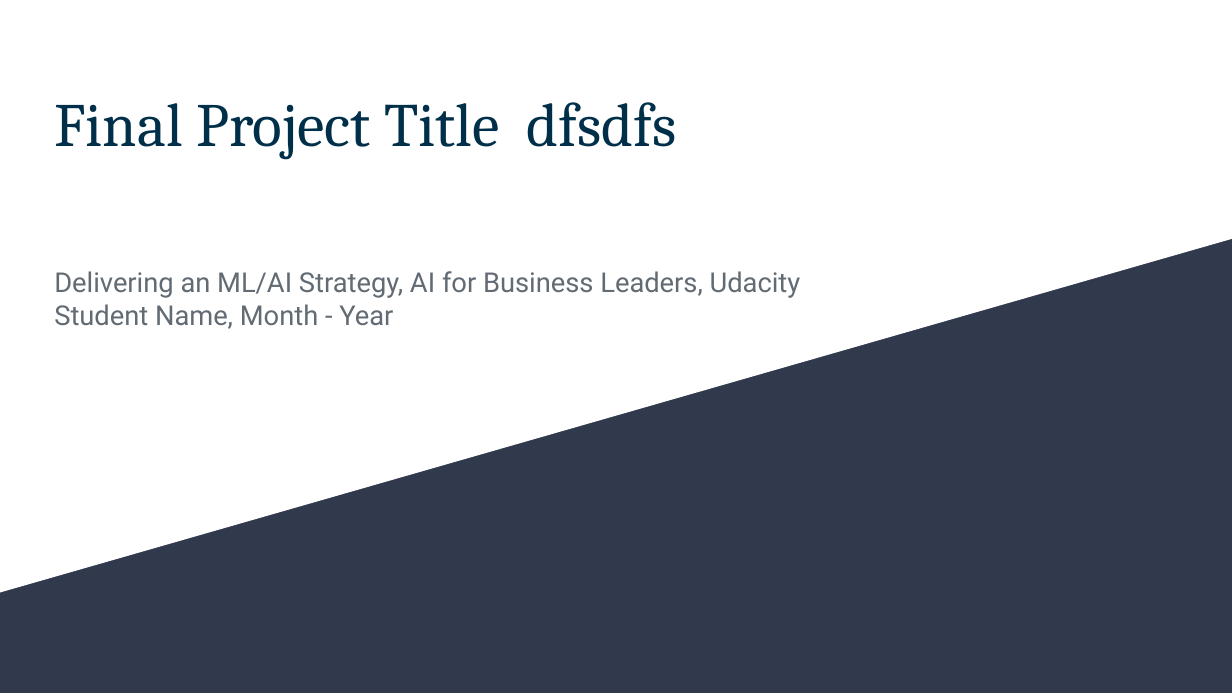
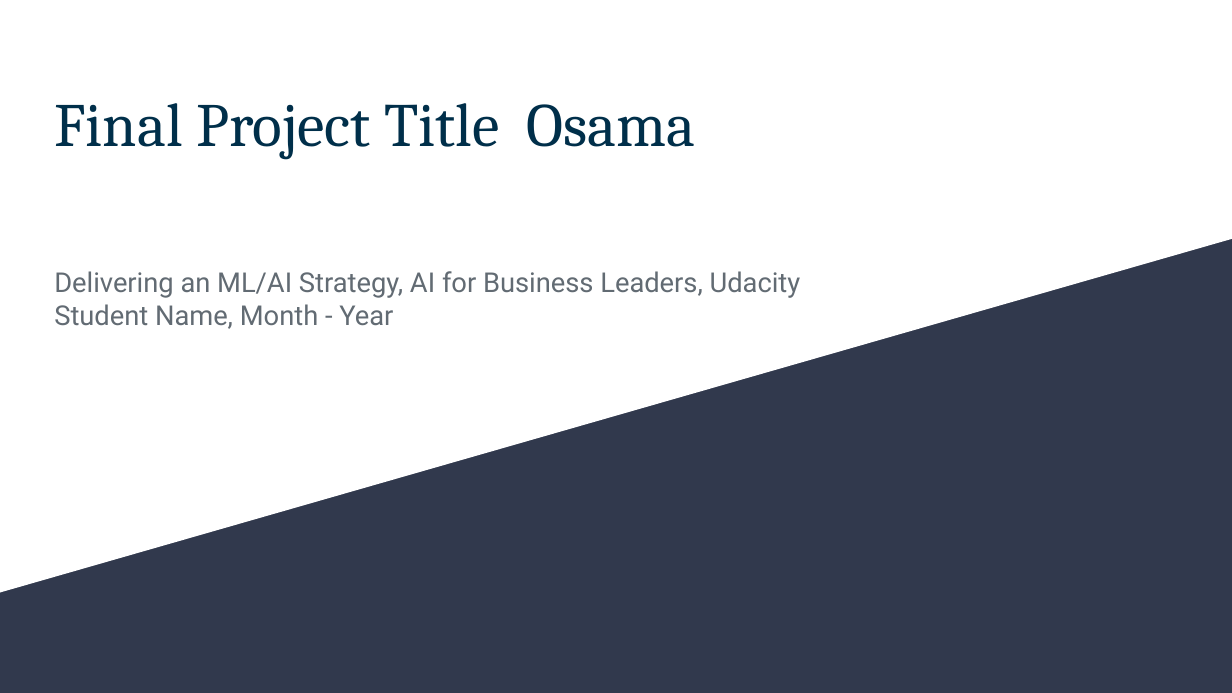
Before and after one commit to mohandesosama/Delivering-an-ML-AI-Strategy, a slide deck: slide 1 of 03_Final Presentation Template.pptx. Drawn at 1232x693 pixels with LibreOffice and Linux fonts; fonts in the diff are those of the drawing. Boxes give left, top, right and bottom in pixels: in the first picture for what was removed or moved away, otherwise in the second. Text is boxed around its words. In the diff, an @@ line names an element or a change of style, - is before the commit and + after.

Commit message:
my update

```diff
--- a/03_Final Presentation Template.pptx
+++ b/03_Final Presentation Template.pptx
@@ title at (54,103,696,160): text changed @@
-Final Project Title dfsdfs
+Final Project Title Osama
```
